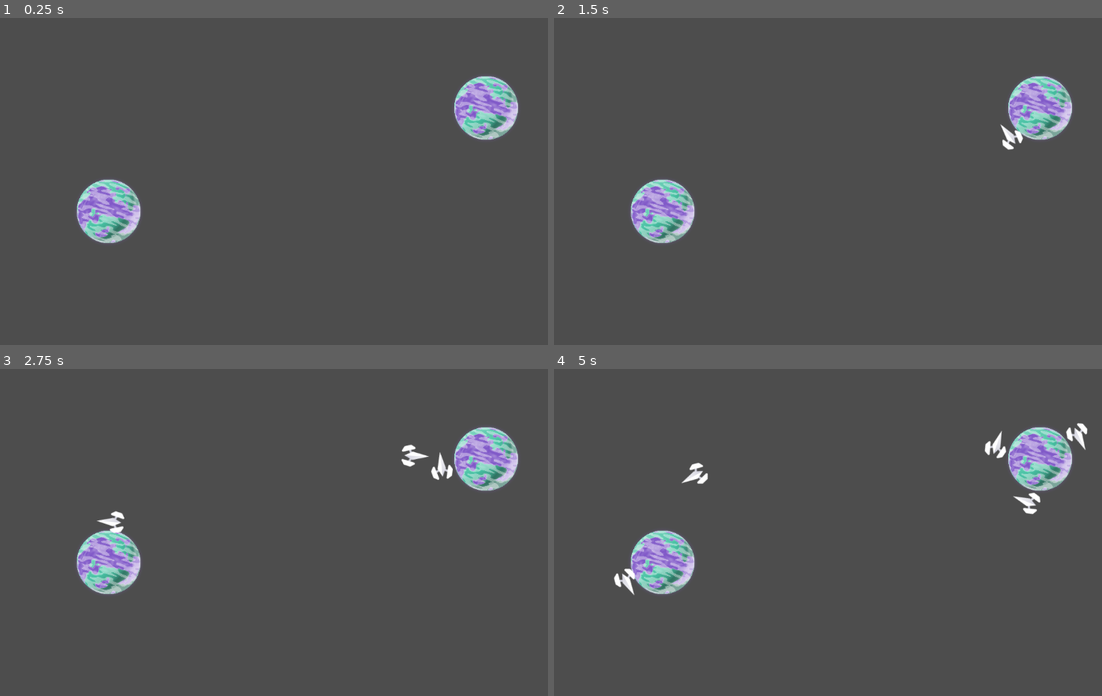
Above: before the commit, frames 1-4 (two rows, left to right).
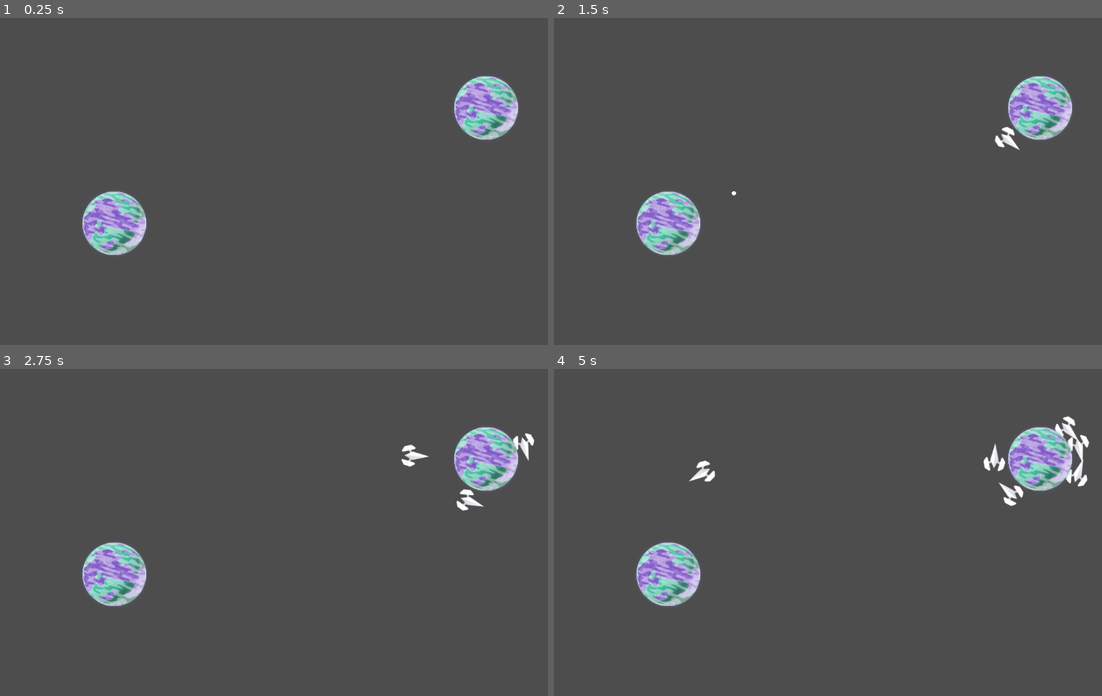
Above: after the commit, the same moments.

Repository: Coincadink/shipped
Game: Godot game, scene res://scenes/level.tscn
Same seed, same stepped clock (60 frames per second), same inputs: the game is played once before the commit and once after it.
Inputs (mouse positions are in pixels of both pictures, inside the frame that each line leads up to):
- Up to frame 1 (0.25 s): no input
- Up to frame 2 (1.5 s): tap Enter at 0.5 s; move the mouse to (986, 158) at 0.52 s; click (986, 158) at 0.67 s; drag from (734, 194) to (1041, 109) at 1.27 s
- Up to frame 3 (2.75 s): move the mouse to (361, 454) at 2.02 s; click (361, 454) at 2.17 s
- Up to frame 4 (5 s): drag from (822, 594) to (1041, 460) at 2.77 s; move the mouse to (1030, 578) at 3.52 s; click (1030, 578) at 3.67 s; drag from (674, 476) to (762, 444) at 4.27 s

The runs differ from the first frame. In frame 1, 2.1% of the frame differs, in the area x 13-27%, y 49-73%; in frame 2, 2.3%; in frame 3, 2.7%; in frame 4, 3.5%, in the area x 10-98%, y 14-73%.

Commit message:
Adding projectile paths

Diff:
--- /dev/null
+++ b/shipped/path.gd
@@ -0,0 +1,17 @@
+extends Path2D
+
+@export var circle_spacing: float = 20.0
+@export var circle_radius: float = 4.0
+
+func _draw():
+	if curve.get_point_count() < 2:
+		return
+
+	curve.bake_interval = 2.0
+
+	var total_len = curve.get_baked_length()
+	var d = 0.0
+	while d <= total_len:
+		var p = curve.sample_baked(d)
+		draw_circle(p, circle_radius, Color.WHITE)
+		d += circle_spacing
--- a/shipped/scenes/level.tscn
+++ b/shipped/scenes/level.tscn
@@ -5,13 +5,13 @@
 
 [node name="Level" type="Node2D"]
 
+[node name="ShipSpawner" type="Node2D" parent="."]
+script = ExtResource("3_w8frs")
+
 [node name="Planet" parent="." instance=ExtResource("1_w7c3h")]
-position = Vector2(209, 391)
+position = Vector2(220, 414)
 scale = Vector2(0.12, 0.12)
 
 [node name="Planet2" parent="." instance=ExtResource("1_w7c3h")]
 position = Vector2(935, 192)
 scale = Vector2(0.12, 0.12)
-
-[node name="ShipSpawner" type="Node2D" parent="."]
-script = ExtResource("3_w8frs")
--- /dev/null
+++ b/shipped/scenes/path.tscn
@@ -0,0 +1,9 @@
+[gd_scene load_steps=3 format=3 uid="uid://of5pievklq4m"]
+
+[ext_resource type="Script" uid="uid://bclnbjul46dx2" path="res://path.gd" id="1_1dods"]
+
+[sub_resource type="Curve2D" id="Curve2D_sqppf"]
+
+[node name="Path" type="Path2D"]
+curve = SubResource("Curve2D_sqppf")
+script = ExtResource("1_1dods")
--- a/shipped/scripts/ship.gd
+++ b/shipped/scripts/ship.gd
@@ -1,6 +1,4 @@
 extends RigidBody2D
 
-var speed = 200
-
-func _physics_process(delta):
+func _physics_process(delta: float) -> void:
 	global_rotation = linear_velocity.angle() + PI/2
--- a/shipped/scripts/ship_spawner.gd
+++ b/shipped/scripts/ship_spawner.gd
@@ -4,6 +4,8 @@
 var drag_start = Vector2.ZERO
 
 const SHIP = preload("res://scenes/ship.tscn")
+const PATH = preload("res://scenes/path.tscn")
+var path
 
 func _input(event):
 	# Left‐click pressed: start drag
@@ -11,22 +13,28 @@
 		if event.pressed:
 			dragging = true
 			drag_start = event.position
+
+			path = PATH.instantiate()
+			path.curve = Curve2D.new()
+			path.curve.add_point(drag_start)
+			path.curve.add_point(drag_start)
+			add_child(path)
 		else:
 			if dragging:
+				path.queue_free()
+
 				var drag_end = event.position
 				var drag_vec = drag_end - drag_start
 
 				var ship = SHIP.instantiate()
 				ship.global_position = drag_end
-				ship.global_rotation = 0
+				ship.global_rotation = drag_vec.angle() - PI/2
 
 				add_child(ship)
 
-				ship.apply_central_force(-drag_vec * 200)
-
-				print("Spawned ship travelling: ", drag_vec.angle())
+				ship.linear_velocity = -drag_vec * 3
 
 				dragging = false
 
 	elif event is InputEventMouseMotion and dragging:
-		var current_vec = event.position - drag_start
+		path.curve.set_point_position(0, event.position)
Not shown, added: shipped/path.gd.uid
